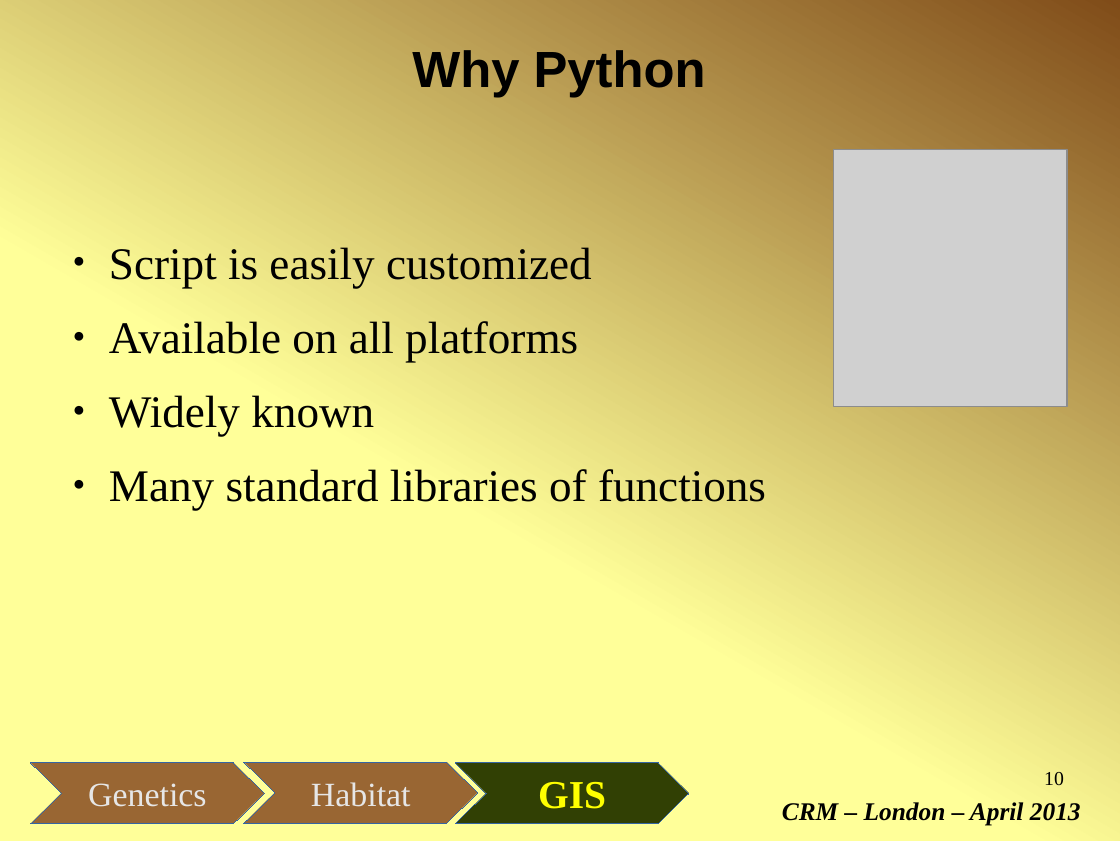
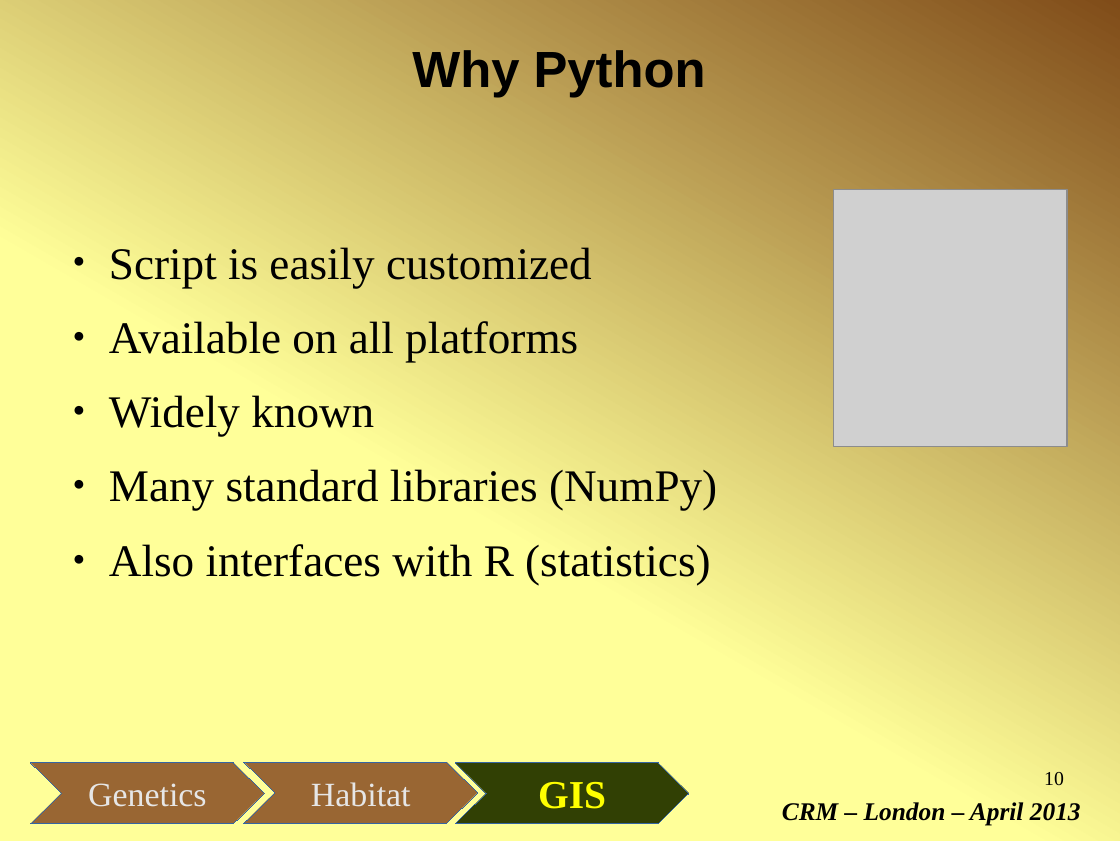
Before and after one commit to micha-silver/popgen-gis, a slide deck: slide 10 of popgen-GIS_Fresia_Silver.odp. Drawn at 1120x841 pixels with LibreOffice and Linux fonts; fonts in the diff are those of the drawing; grey boxes stand for pictures. Boxes give left, top, right and bottom in pixels: in the first picture for what was removed or moved away, otherwise in the second. Text is boxed around its words. In the diff, an @@ line names an element or a change of style, - is before the commit and + after.

```diff
--- a/popgen-GIS_Fresia_Silver.odp
+++ b/popgen-GIS_Fresia_Silver.odp
@@ picture: place and size @@
-picture at (833,149,1067,407)
+picture at (833,189,1067,446)
@@ text at (109,469,717,585): text changed @@
-● Many standard libraries of functions
+● Many standard libraries (NumPy)
+● Also interfaces with R (statistics)
```
Also in this commit, not shown: 2 other slides changed, 1 other file.
